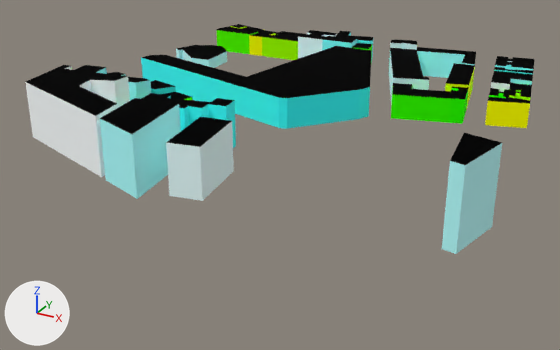
The glTF model web/public/assets/cities/madrid/tiles/-6_-6.far.glb as it was, and as the next commit left it.
Both versions are drawn from a camera (50 mm lens) standing at (-1212.0, -1787.0, 148.0) and looking at (-1411.0, -1425.0, -32.0). The lights are fixed; the arrows at lower left show +X, +Y and +Z. The picture after the commit comes second. Where no turn or scale is listed for an object, it has been applied to the vertices. Vertices at exactly the same position are counted once.

In view in the first picture: '-6_-6_far'.
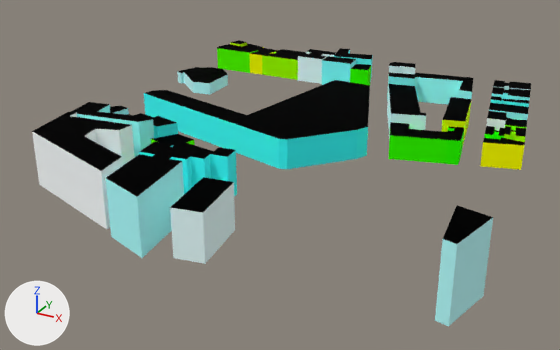
Boxes (x1, y1, x2, y2) around the edits, measured in the pictures (560 x 350 px; the box of a moved part takes in the faces that stretch with it):
'-6_-6_far', reshaped, moved (25% taller)
    before: (25, 24, 534, 254)
    after: (32, 40, 531, 327)
part 1 of me_6__6_far, moved or reshaped
    before: (141, 46, 371, 129)
    after: (144, 80, 370, 169)
part 2 of me_6__6_far, moved or reshaped
    before: (176, 45, 227, 68)
    after: (177, 67, 228, 95)
part 3 of me_6__6_far, moved or reshaped
    before: (166, 117, 234, 201)
    after: (170, 177, 235, 264)
part 4 of me_6__6_far, moved or reshaped
    before: (100, 98, 181, 199)
    after: (106, 154, 184, 258)
part 5 of me_6__6_far, moved or reshaped
    before: (141, 93, 236, 148)
    after: (139, 142, 237, 196)
part 6 of me_6__6_far, moved or reshaped
    before: (485, 97, 530, 128)
    after: (480, 138, 525, 170)
part 7 of me_6__6_far, moved or reshaped
    before: (336, 31, 373, 63)
    after: (334, 48, 373, 82)
part 8 of me_6__6_far, rebuilt
    before: (25, 65, 192, 177)
    after: (32, 112, 135, 229)
part 9 of me_6__6_far, deleted
    before: (216, 24, 278, 56)
part 10 of me_6__6_far, moved or reshaped
    before: (262, 30, 534, 124)
    after: (217, 40, 531, 165)
part 11 of me_6__6_far, added
    after: (71, 102, 213, 157)

The change, as a list of edits to the scene's bpy script:
```text
Change me_6__6_far:
    used by ob_6__6_far; location = (-1406.7, -1405.9, 18.6)
    remove me_6__6_far.from_pydata(...)  # 498 vertices, 733 faces; spans x -134.0..134.0, y -138.0..138.0, z -19.0..19.0
    add me_6__6_far.from_pydata(...)  # 538 vertices, 733 faces; spans x -134.0..134.0, y -138.0..138.0, z -19.0..19.0
    me_6__6_far part 1: the loose piece of 20 vertices spanning x -117.0..36.0, y -27.0..90.0, z -19.0..-1.0 is moved by (0.0, 0.0, 9.0)
    me_6__6_far part 2: the loose piece of 20 vertices spanning x -134.0..-97.0, y 47.0..84.0, z -19.0..-11.0 is moved by (0.0, 0.0, 16.0)
    me_6__6_far part 3: the loose piece of 8 vertices spanning x -6.0..15.0, y -128.0..-91.0, z -19.0..7.0 is moved by (0.0, 0.0, 1.0)
    me_6__6_far part 4: the loose piece of 8 vertices spanning x -41.0..-11.0, y -138.0..-95.0, z -19.0..12.0 is moved by (0.0, 0.0, 3.0)
    me_6__6_far part 5: the loose piece of 34 vertices spanning x -51.0..-5.0, y -92.0..-62.0, z -19.0..6.0 is moved by (0.0, 0.0, 5.0)
    me_6__6_far part 6: the loose piece of 12 vertices spanning x 97.0..120.0, y 32.0..44.0, z -19.0..-4.0 is moved by (0.0, 0.0, 8.0)
    me_6__6_far part 7: the loose piece of 12 vertices spanning x -39.0..-6.0, y 113.0..138.0, z -19.0..-2.0 is moved by (0.0, 0.0, 19.0)
    me_6__6_far part 8: the loose piece of 83 vertices spanning x -118.0..-18.0, y -127.0..-31.0, z -19.0..12.0 is rebuilt with 20 vertices and now spans x -114.0..-41.0, y -127.0..-69.0, z -14.0..17.0
    me_6__6_far part 9: the loose piece of 34 vertices spanning x -124.0..-80.0, y 98.0..125.0, z -19.0..-3.0 is deleted
    me_6__6_far part 10: 253 vertices removed from x -84.0..119.0, y 17.0..124.0, z -19.0..2.0; 320 vertices added at x -124.0..119.0, y 17.0..125.0, z -11.0..19.0
    me_6__6_far part 11: 70 vertices added at x -118.0..-18.0, y -70.0..-31.0, z -12.0..17.0
Change ob_6__6_far:
    ob_6__6_far.location: (-1406.7, -1405.9, 18.6) -> (-1406.7, -1405.9, -14.2)
```
